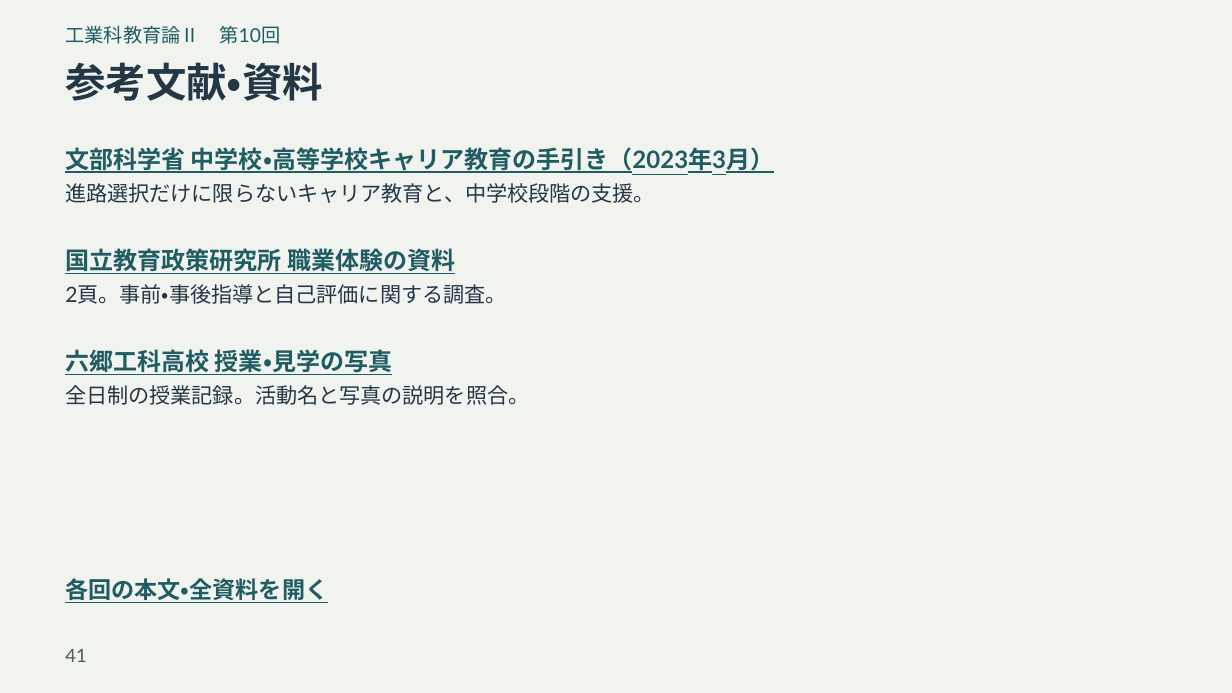
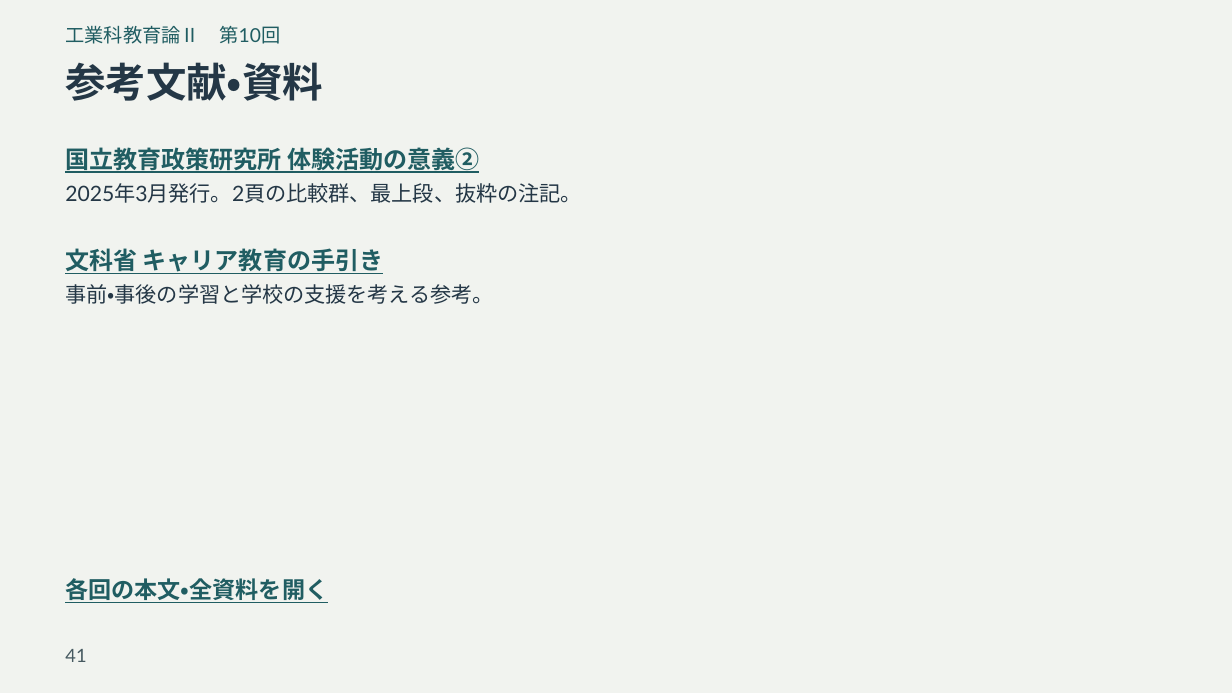
Before and after one commit to zooc-14calbp/industrial-education-ii, a slide deck: slide 41 of reorganized/20261105/expanded/slides.pptx. Drawn at 1232x693 pixels with LibreOffice and Linux fonts; fonts in the diff are those of the drawing. Boxes give left, top, right and bottom in pixels: in the first picture for what was removed or moved away, otherwise in the second. Text is boxed around its words. In the diff, an @@ line names an element or a change of style, - is before the commit and + after.

```diff
--- a/reorganized/20261105/expanded/slides.pptx
+++ b/reorganized/20261105/expanded/slides.pptx
@@ text at (65, 144, 479, 175): text changed @@
-文部科学省 中学校・高等学校キャリア教育の手引き（2023年3月）
+国立教育政策研究所 体験活動の意義②
@@ text at (65, 183, 581, 203): text changed @@
-進路選択だけに限らないキャリア教育と、中学校段階の支援。
+2025年3月発行。2頁の比較群、最上段、抜粋の注記。
@@ text at (65, 248, 383, 274): text changed @@
-国立教育政策研究所 職業体験の資料
+文科省 キャリア教育の手引き
@@ text at (65, 284, 493, 304): text changed @@
-2頁。事前・事後指導と自己評価に関する調査。
+事前・事後の学習と学校の支援を考える参考。
@@ text removed at (65, 349, 392, 375) @@
-六郷工科高校 授業・見学の写真
@@ text removed at (65, 385, 529, 405) @@
-全日制の授業記録。活動名と写真の説明を照合。
```
Also in this commit, not shown: 3 other slides changed, 11 other files.
